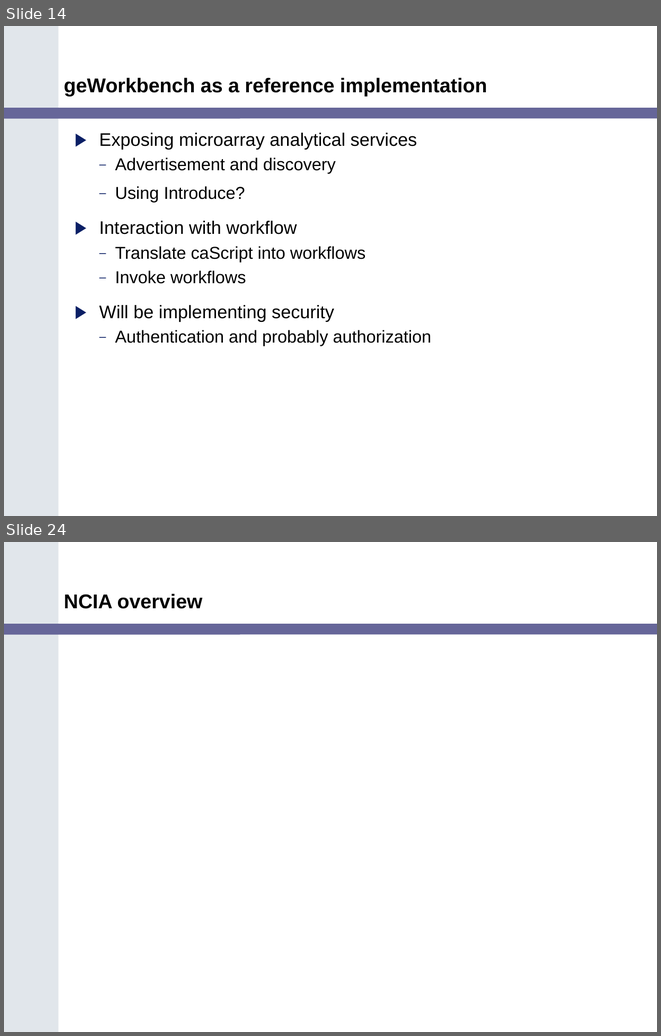
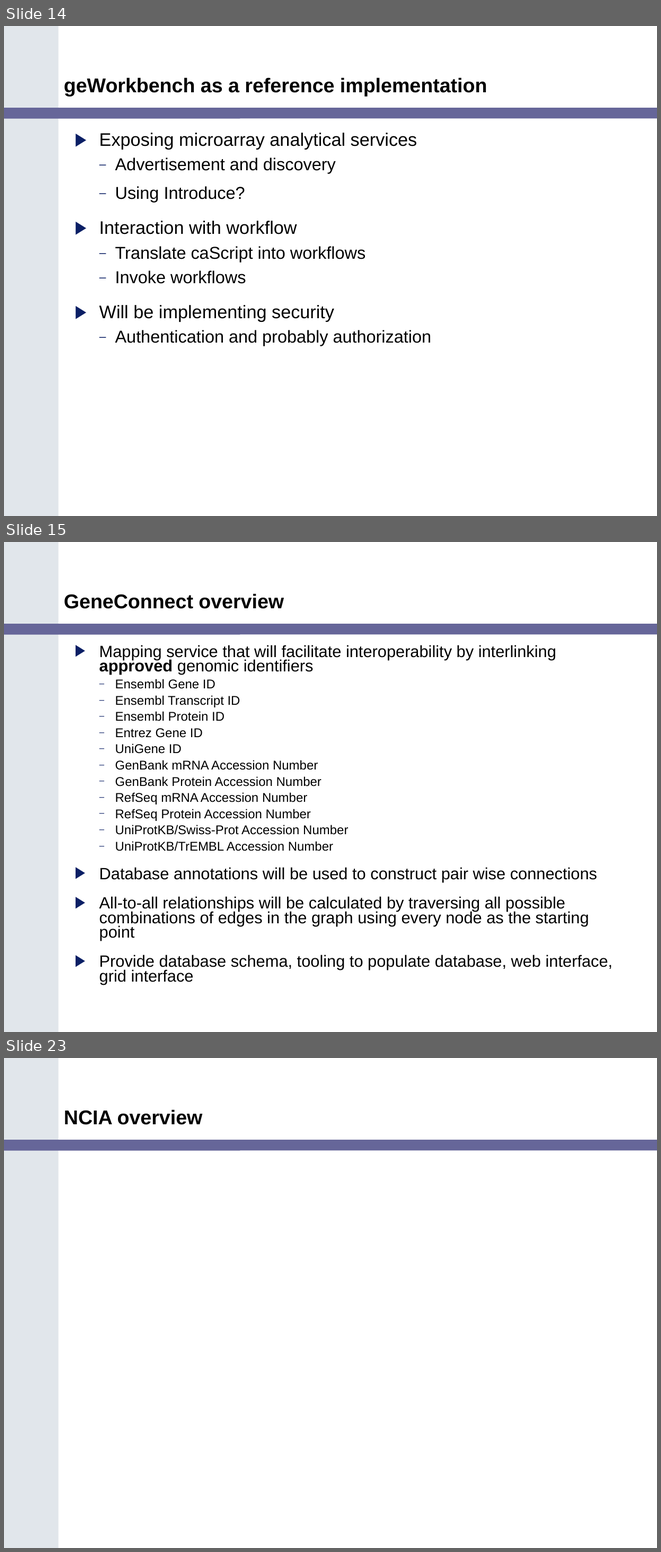
Before and after one commit to NCIP/cagrid-docs, a slide deck: presentations/200607_VCDE_ARCH/Ref_Impl_Arch_VCDE_2006_07.ppt. Shown one above the other, each under a label of ours: slides 14 and 24 before the commit, slides 14, 15 and 23 after it; the slides between them are not shown. The pictures are 661x1036 and 661x1552 pixels, drawn with LibreOffice and Linux fonts; fonts in the diff are those of the drawing; background and template pictures are left out. Boxes give left, top, right and bottom in pixels: in the first picture for what was removed or moved away, otherwise in the second. Text is boxed around its words. In the diff, an @@ line names an element or a change of style, - is before the commit and + after.

```diff
--- a/presentations/200607_VCDE_ARCH/Ref_Impl_Arch_VCDE_2006_07.ppt
+++ b/presentations/200607_VCDE_ARCH/Ref_Impl_Arch_VCDE_2006_07.ppt
@@ slide 15 added at (x1=4, y1=542, x2=657, y2=1032), background #FFFFFF; not listed: 2 template elements that a slide beside it also shows @@
@@ title added at (x1=64, y1=593, x2=284, y2=609), 22 pt, text #000000, bold @@
+GeneConnect overview
@@ text added at (x1=99, y1=645, x2=613, y2=985), 18 pt, text #000000 @@
+▶ Mapping service that will facilitate interoperability by interlinking approved genomic identifiers
+  – Ensembl Gene ID
+  – Ensembl Transcript ID
+  – Ensembl Protein ID
+  – Entrez Gene ID
+  – UniGene ID
+  – GenBank mRNA Accession Number
+  – GenBank Protein Accession Number
+  – RefSeq mRNA Accession Number
+  – RefSeq Protein Accession Number
+  – UniProtKB/Swiss-Prot Accession Number
+  – UniProtKB/TrEMBL Accession Number
+▶ Database annotations will be used to construct pair wise connections
+▶ All-to-all relationships will be calculated by traversing all possible combinations of edges in the graph using every node as the starting point
+▶ Provide database schema, tooling to populate database, web interface, grid interface
@@ what was slide 24 is now slide 23 @@
```
Also in this commit, not shown: 8 slides changed, 6 other slides added, 5 slides removed.
